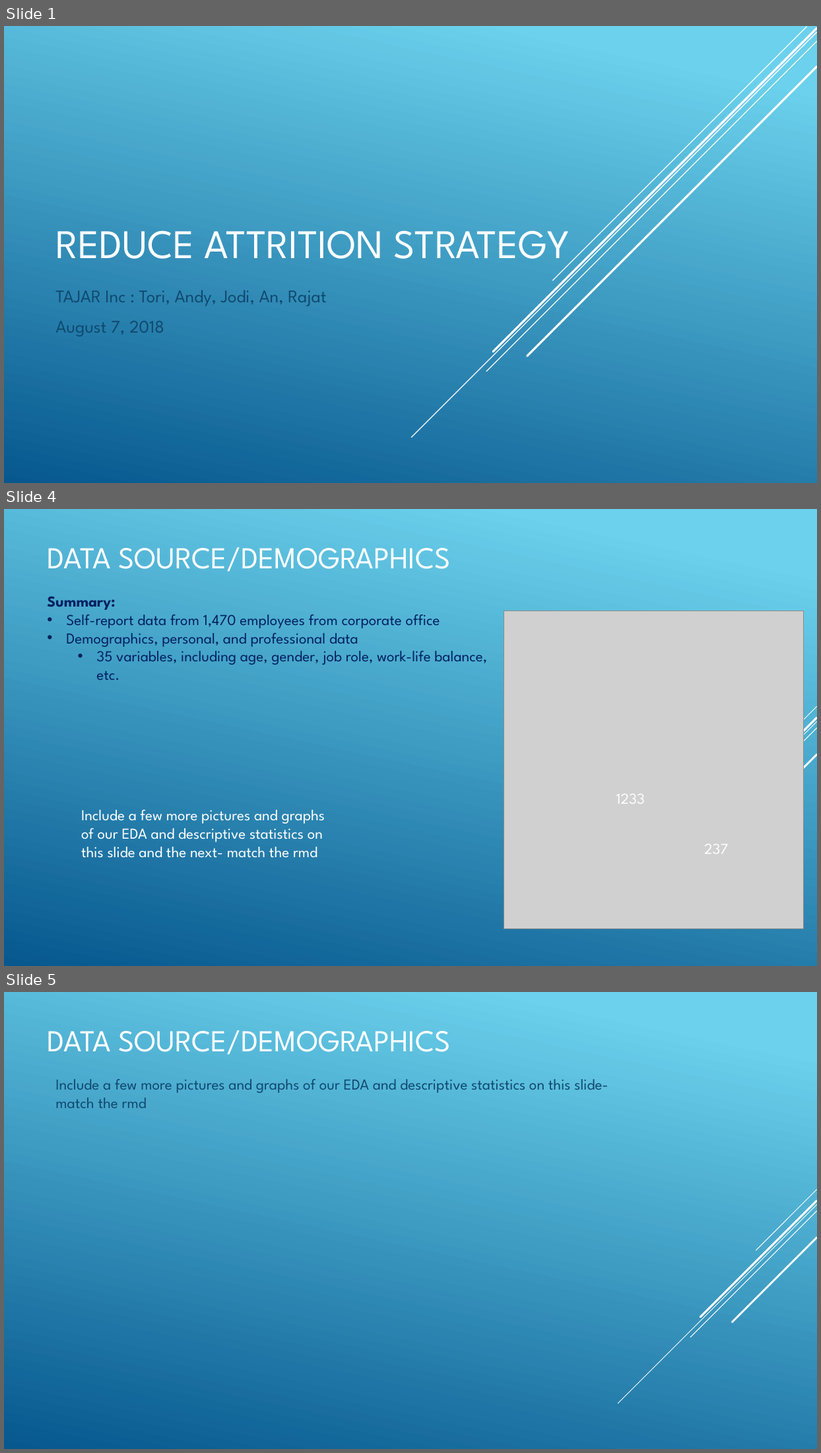
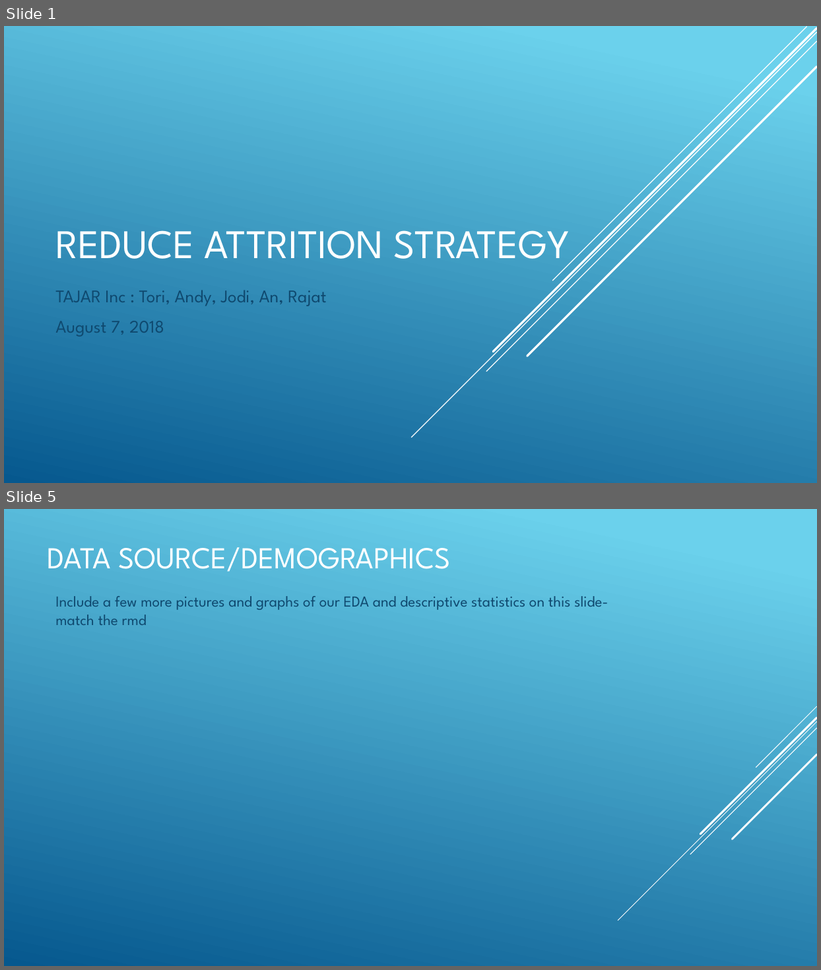
Before and after one commit to R-Chandna/MSDS6306_CaseStudy_2, a slide deck: Attrition_Case_Study_2_pptx_TAJAR_IP.pptx. Shown one above the other, each under a label of ours: slides 1, 4 and 5 before the commit, slides 1 and 5 after it; the slides between them are not shown. The pictures are 821x1453 and 821x970 pixels, drawn with LibreOffice and Linux fonts; fonts in the diff are those of the drawing; grey boxes stand for pictures. Boxes give left, top, right and bottom in pixels: in the first picture for what was removed or moved away, otherwise in the second. Text is boxed around its words. In the diff, an @@ line names an element or a change of style, - is before the commit and + after.

```diff
--- a/Attrition_Case_Study_2_pptx_TAJAR_IP.pptx
+++ b/Attrition_Case_Study_2_pptx_TAJAR_IP.pptx
@@ slide 4 removed at bbox=[4, 509, 817, 966], background gradient #6ED2EB to #06588E; not listed: 5 template elements that a slide beside it also shows @@
@@ title removed at bbox=[48, 547, 450, 572] @@
-DATA SOURCE/DEMOGRAPHICS
@@ text removed at bbox=[47, 596, 487, 680] @@
-Summary:
-• Self-report data from 1,470 employees from corporate office
-• Demographics, personal, and professional data
-  • 35 variables, including age, gender, job role, work-life balance, etc.
@@ picture removed at bbox=[504, 611, 804, 929] @@
@@ text removed at bbox=[616, 794, 645, 804] @@
-1233
@@ text removed at bbox=[81, 810, 325, 858] @@
-Include a few more pictures and graphs of our EDA and descriptive statistics on this slide and the next- match the rmd
@@ text removed at bbox=[704, 844, 728, 854] @@
-237
```
Also in this commit, not shown: 2 slides changed, 3 slides added, 1 other slide removed.
